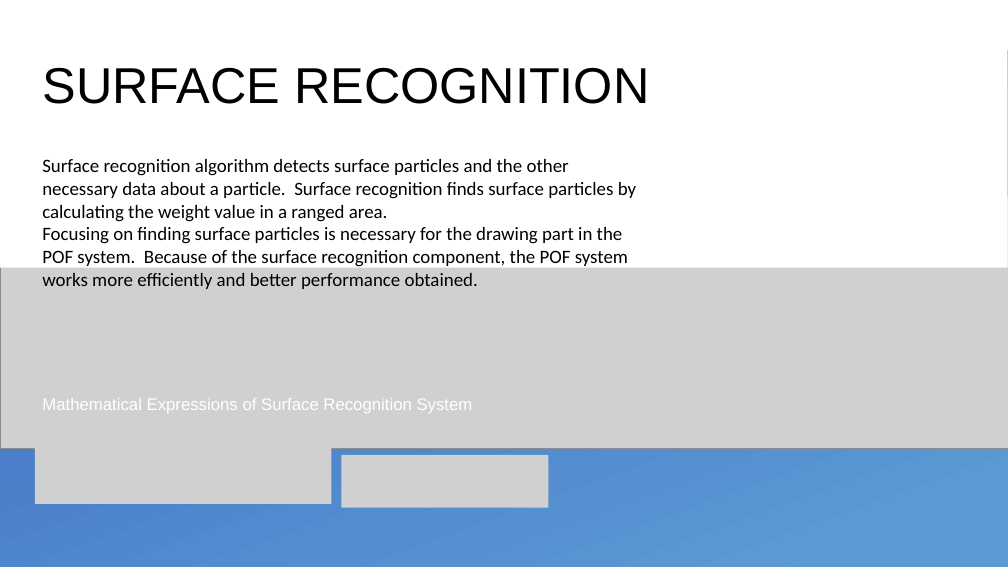
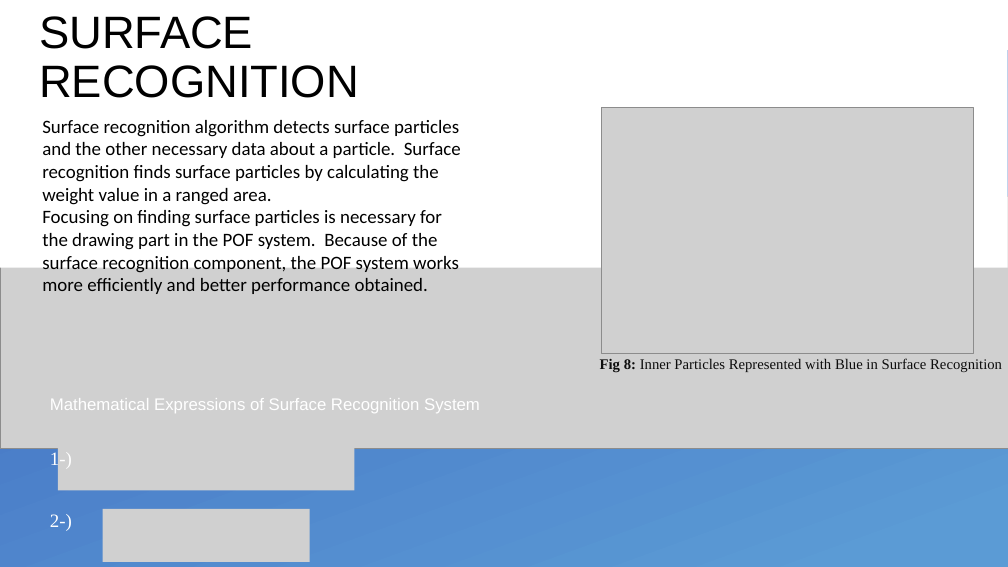
Before and after one commit to BudakBaran/POF, a slide deck: slide 8 of Docs/Documents/Slide/New version/POFslide v1.pptx (slide 7 before the commit). Drawn at 1008x567 pixels with LibreOffice and Linux fonts; fonts in the diff are those of the drawing; grey boxes stand for pictures. Boxes give left, top, right and bottom in pixels: in the first picture for what was removed or moved away, otherwise in the second. Text is boxed around its words. In the diff, an @@ line names an element or a change of style, - is before the commit and + after.

```diff
--- a/Docs/Documents/Slide/New version/POFslide v1.pptx
+++ b/Docs/Documents/Slide/New version/POFslide v1.pptx
@@ title "SURFACE RECOGNITION": place and size @@
-title "SURFACE RECOGNITION" at [42,67,649,104]
+title "SURFACE RECOGNITION" at [39,16,359,98]
@@ title "SURFACE RECOGNITION" at [39,16,359,98]: size 48 to 43.2 pt @@
@@ text "Surface recognition algorithm detects surface ..." rewrapped from [42,159,636,289] to [42,120,461,294] @@
@@ picture added at [601,107,973,353] @@
@@ text added at [600,358,1002,372], 14 pt, text #0D0D0D @@
+Fig 8: Inner Particles Represented with Blue in Surface Recognition
@@ text "Mathematical Expressions of Surface Recognition ...": place and size @@
-text "Mathematical Expressions of Surface Recognition ..." at [42,398,473,413]
+text "Mathematical Expressions of Surface Recognition ..." at [50,398,480,413]
@@ picture: place and size @@
-picture at [35,440,331,504]
+picture at [57,426,354,491]
@@ text added at [50,451,72,470], 18 pt, text #FFFFFF @@
+1-)
@@ picture removed at [342,455,549,508] @@
@@ picture added at [103,509,310,562] @@
@@ text added at [50,514,72,531], 18 pt, text #FFFFFF @@
+2-)
```
Also in this commit, not shown: 7 other slides changed, 1 slide added, 17 other files.
